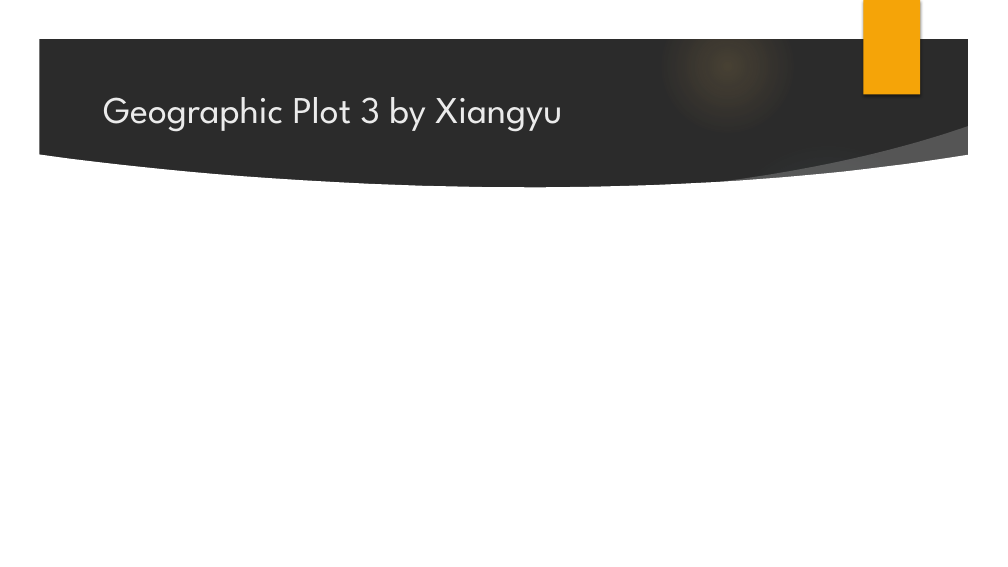
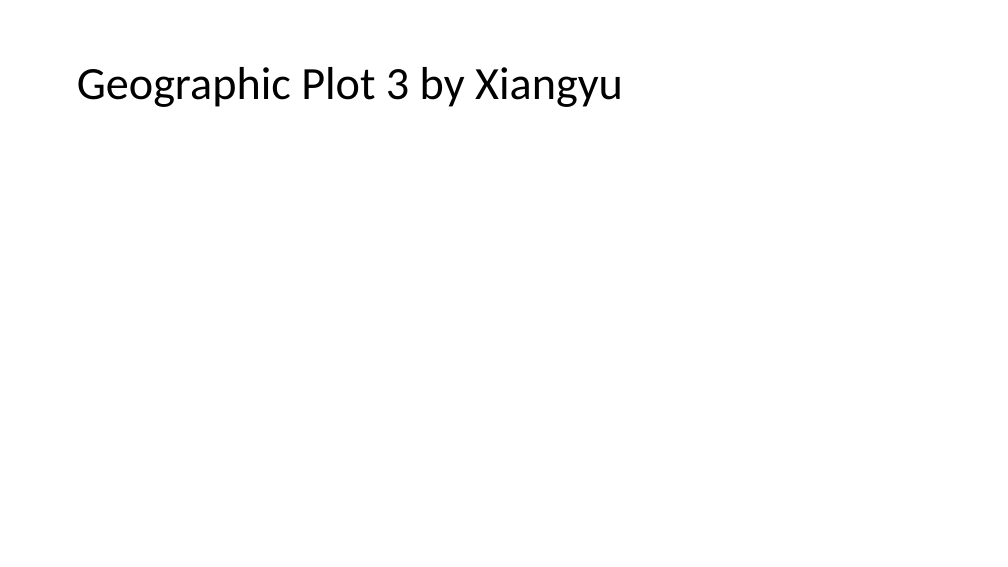
Before and after one commit to zhan656/bootcamp_project1, a slide deck: slide 8 of Vaccinations vs Influenza.pptx. Drawn at 1008x567 pixels with LibreOffice and Linux fonts; fonts in the diff are those of the drawing; background and template pictures are left out; a plain dark background stands for a picture behind light text. Boxes give left, top, right and bottom in pixels: in the first picture for what was removed or moved away, otherwise in the second. Text is boxed around its words. In the diff, an @@ line names an element or a change of style, - is before the commit and + after.

Commit message:
plot done

```diff
--- a/Vaccinations vs Influenza.pptx
+++ b/Vaccinations vs Influenza.pptx
@@ background picture (left out) to #FFFFFF @@
@@ group removed at (0,0,1008,567): 3 freeform shapes, 2 ellipses @@
@@ rectangle removed at (864,0,920,95) @@
@@ title "Geographic Plot 3 by Xiangyu": place and size @@
-title "Geographic Plot 3 by Xiangyu" at (103,97,562,132)
+title "Geographic Plot 3 by Xiangyu" at (77,67,623,107)
@@ title "Geographic Plot 3 by Xiangyu" at (77,67,623,107): size 36 to 44 pt, font League Spartan to Calibri, text colour #EBEBEB to #000000; line spacing 1 to 0.9 @@
```
Also in this commit, not shown: 11 other slides changed, 3 other files.
